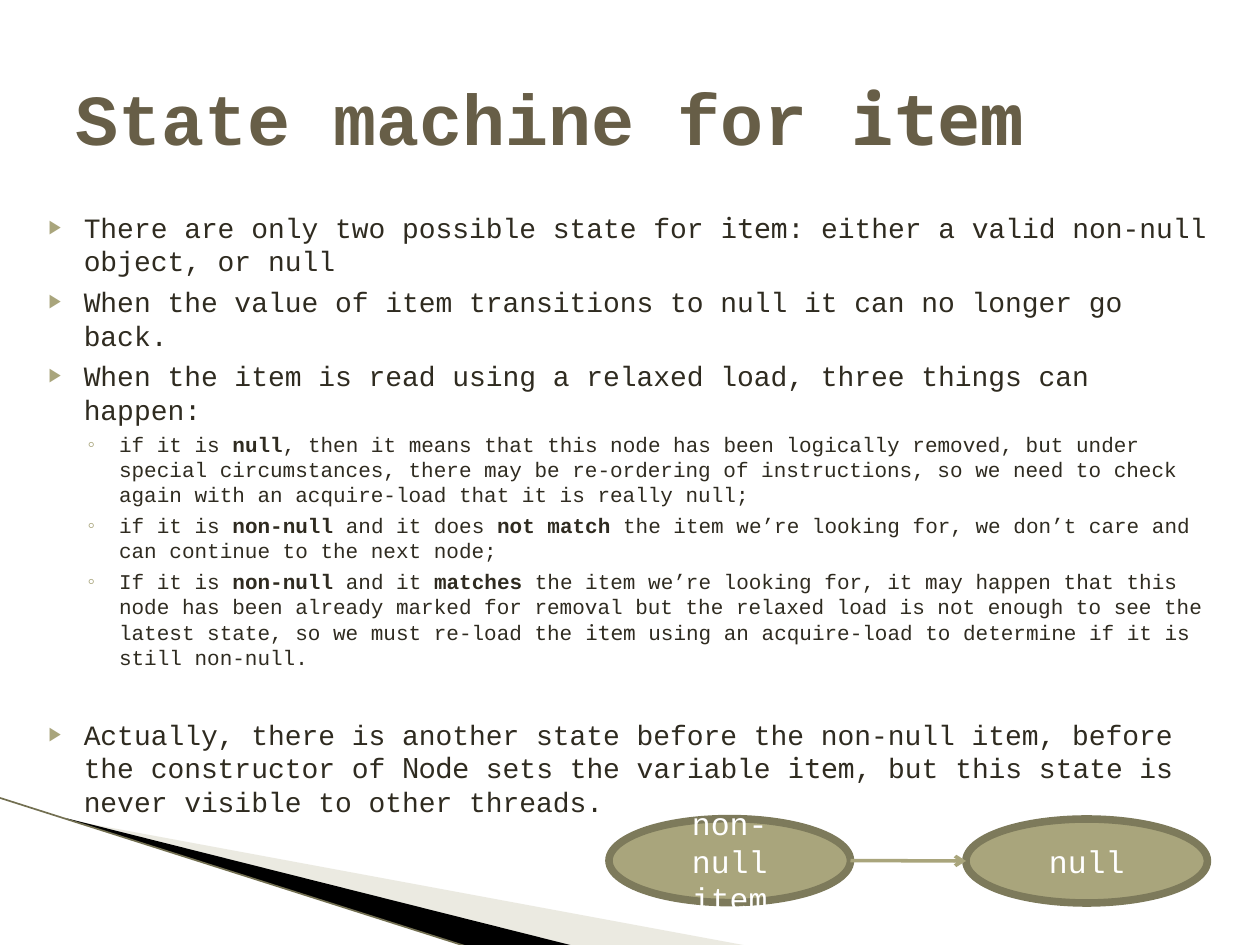
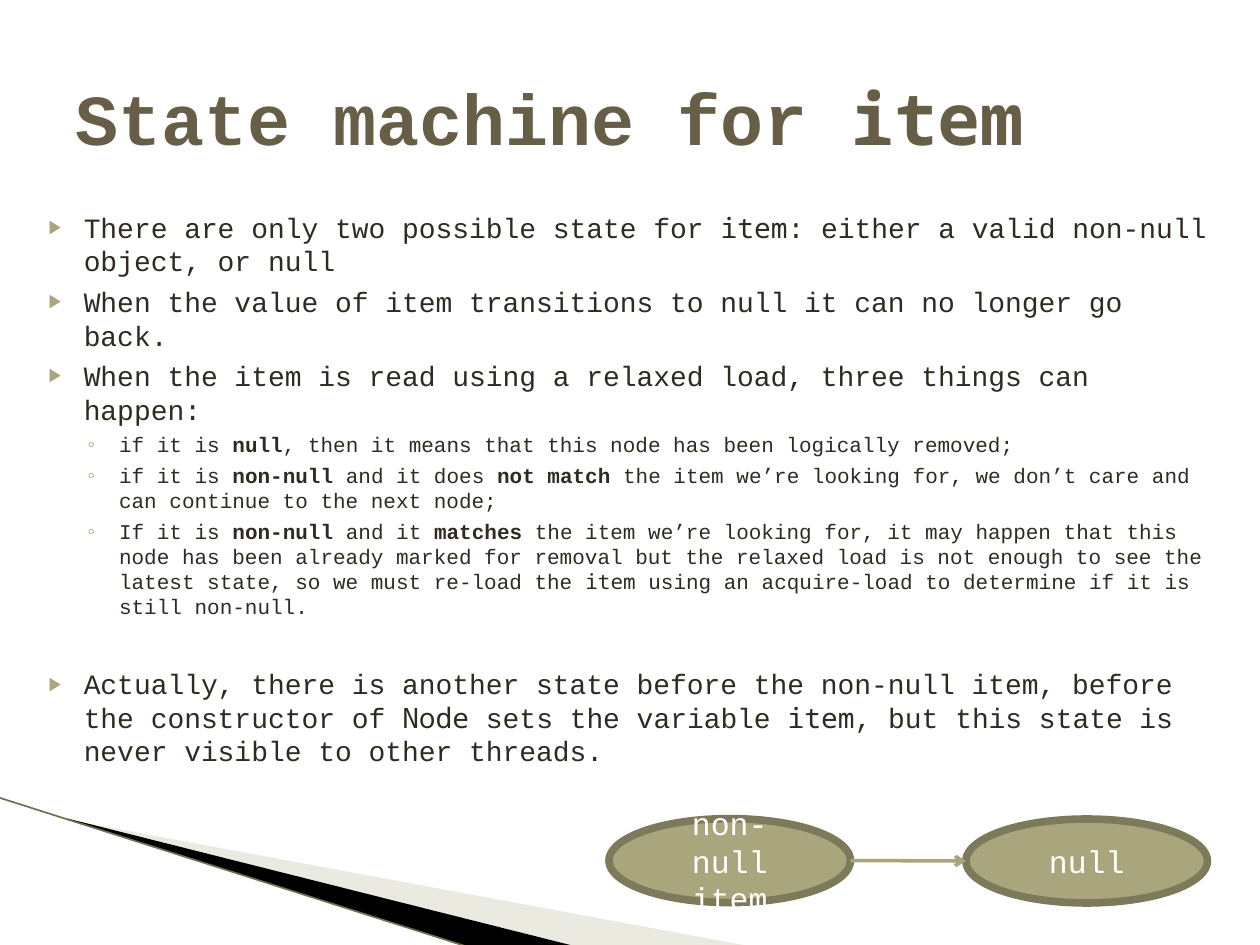
Before and after one commit to pramalhe/ConcurrencyFreaks, a slide deck: slide 10 of Presentations/ConcurrentLinkedQueueRelaxed.pptx. Drawn at 1260x945 pixels with LibreOffice and Linux fonts; fonts in the diff are those of the drawing; background and template pictures are left out. Boxes give left, top, right and bottom in pixels: in the first picture for what was removed or moved away, otherwise in the second. Text is boxed around its words. In the diff, an @@ line names an element or a change of style, - is before the commit and + after.

Commit message:
Re-added missing p.item with acquire load in contains()

```diff
--- a/Presentations/ConcurrentLinkedQueueRelaxed.pptx
+++ b/Presentations/ConcurrentLinkedQueueRelaxed.pptx
@@ text at (119, 437, 1013, 457): text changed @@
-  ◦ if it is null, then it means that this node has been logically removed, but under special circumstances, there may be re-ordering of instructions, so we need to check again with an acquire-load that it is really null;
+  ◦ if it is null, then it means that this node has been logically removed;
```
Also in this commit, not shown: 4 other slides changed, 1 slide removed, 1 other file.
